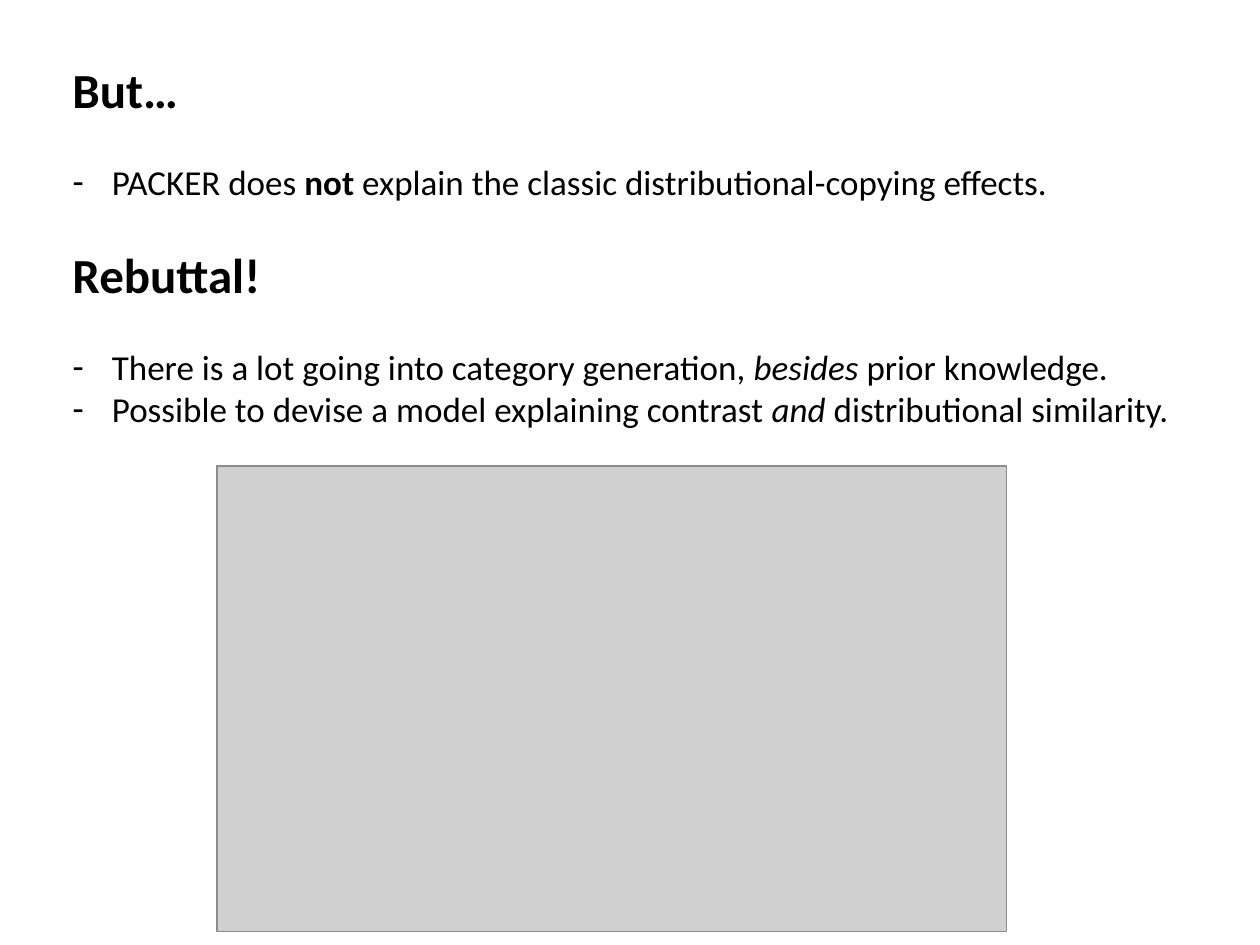
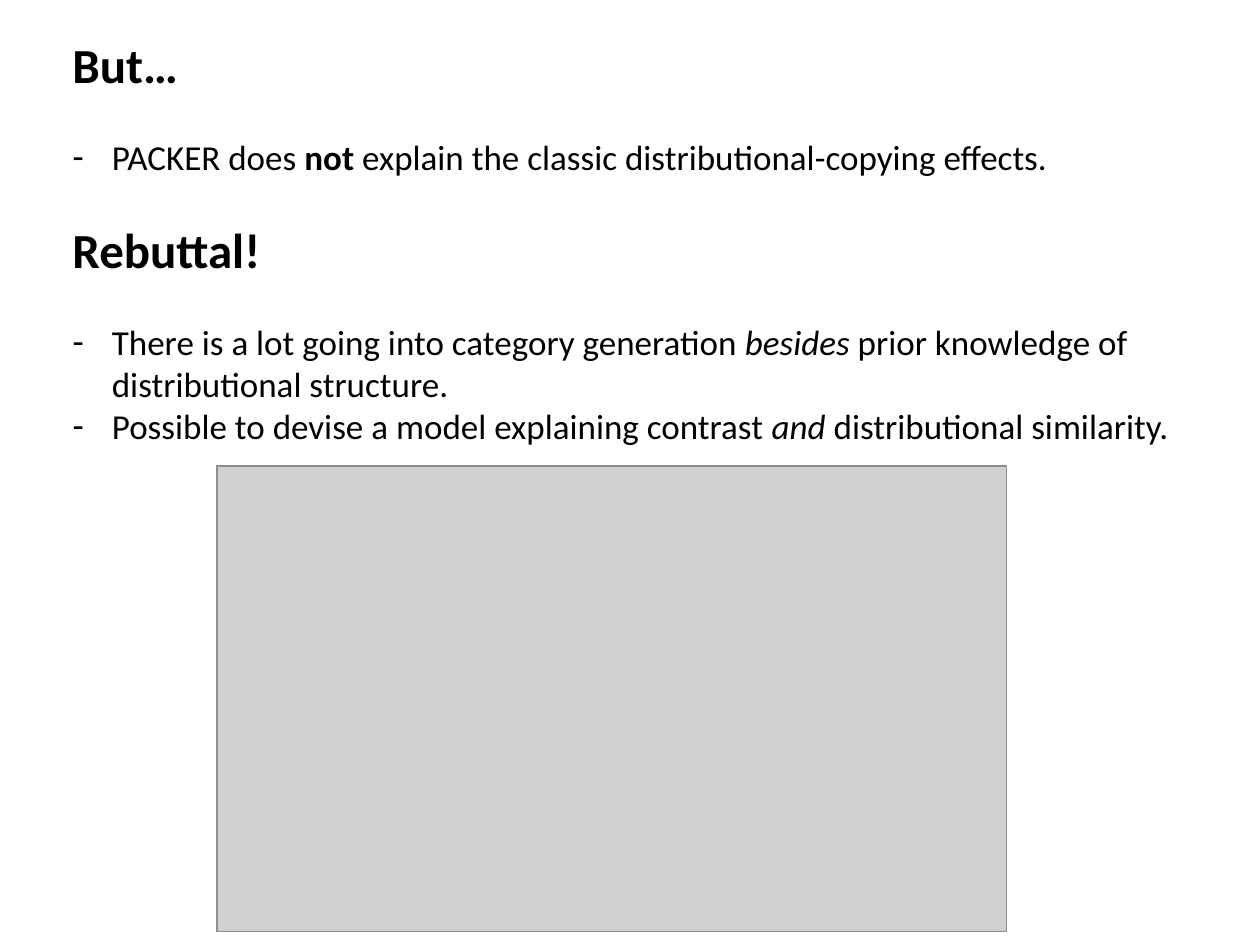
Before and after one commit to AusterweilLab/generating_categories, a slide deck: slide 51 of Presentations/ccn-bbag-march-2-2017.pptx. Drawn at 1260x945 pixels with LibreOffice and Linux fonts; fonts in the diff are those of the drawing; grey boxes stand for pictures. Boxes give left, top, right and bottom in pixels: in the first picture for what was removed or moved away, otherwise in the second. Text is boxed around its words. In the diff, an @@ line names an element or a change of style, - is before the commit and + after.

```diff
--- a/Presentations/ccn-bbag-march-2-2017.pptx
+++ b/Presentations/ccn-bbag-march-2-2017.pptx
@@ text "But…": place and size @@
-text "But…" at box(72, 76, 1168, 428)
+text "But…" at box(72, 51, 1168, 445)
@@ text at box(112, 330, 1127, 398): text changed @@
-– There is a lot going into category generation, besides prior knowledge.
+– There is a lot going into category generation besides prior knowledge of distributional structure.
```
Also in this commit, not shown: 12 other files.
